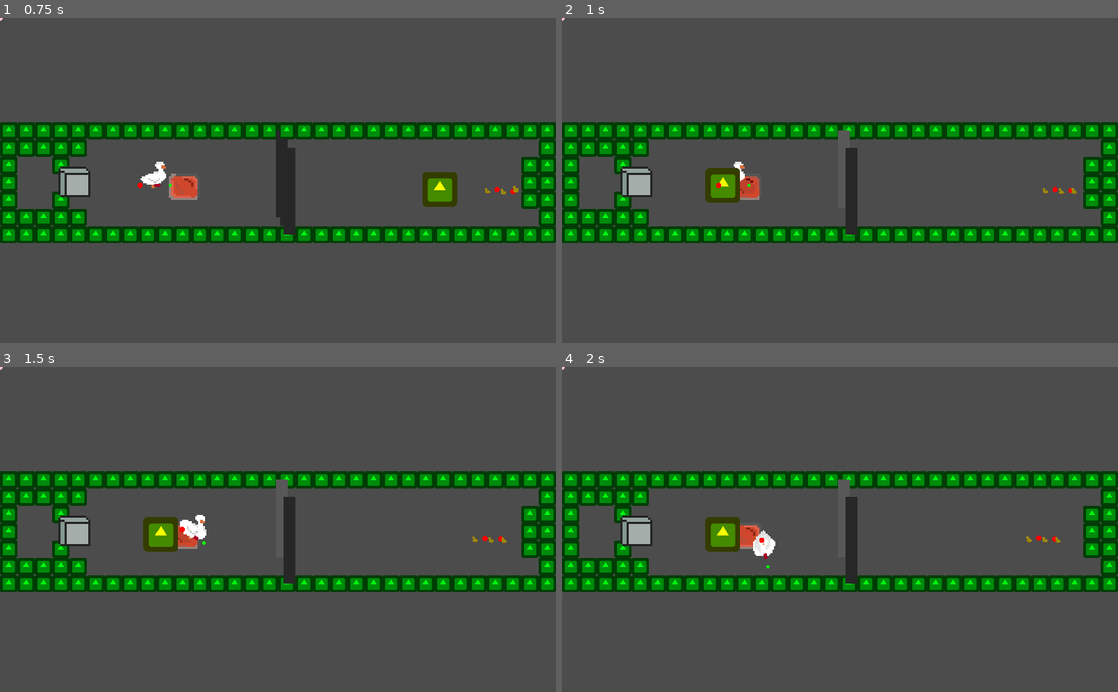
Above: before the commit, frames 1-4 (two rows, left to right).
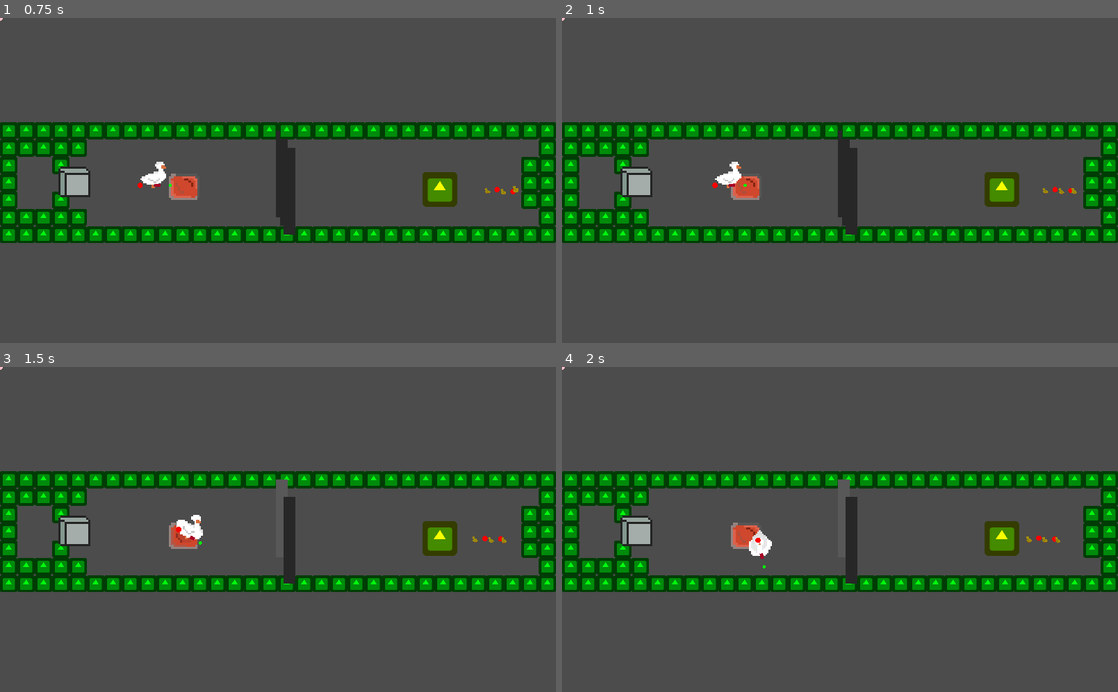
Above: after the commit, the same moments.

Repository: Cartogy/GWJ24
Game: Godot game, scene res://Levels/Level_5.tscn
Two runs of this game, one before a commit and one after it. Both use one fixed random seed, a clock stepped at 60 frames per second and the inputs below. This scene is started directly instead of the project's main scene. The engine's default icon, where the game draws it, is replaced by a stand-in: a white triangle on a blue panel in a dark square.
Inputs (mouse positions are in pixels of both pictures, inside the frame that each line leads up to):
- Up to frame 1 (0.75 s): move the mouse to (400, 164) at 0.52 s; hold Right (ui_right) from 0.53 s (still down); hold R (drop_item) from 0.53 s (still down)
- Up to frame 2 (1 s): keep holding Right (ui_right); keep holding R (drop_item); tap E (pick_item) at 0.8 s
- Up to frame 3 (1.5 s): move the mouse to (166, 545) at 1.27 s; release Right (ui_right) at 1.28 s; release R (drop_item) at 1.28 s; hold Down (ui_down) from 1.28 s (still down); tap E (pick_item) at 1.35 s
- Up to frame 4 (2 s): keep holding Down (ui_down); tap O (unlocking) at 1.55 s

Frame 1 is identical in both runs. In frame 2, 1.9% of the frame differs, in the area x 25-83%, y 34-64%; in frame 3, 1.5%; in frame 4, 1.5%.

Commit message:
Added toggle for items. Fixed bugs where item would teleport to duck and lock when ga,e started

Diff:
--- a/Scenes/Duck/Duck.tscn
+++ b/Scenes/Duck/Duck.tscn
@@ -39,52 +39,52 @@
 region = Rect2( 32, 0, 16, 16 )
 
 [sub_resource type="AtlasTexture" id=9]
+atlas = ExtResource( 3 )
+region = Rect2( 0, 32, 16, 16 )
+
+[sub_resource type="AtlasTexture" id=10]
+atlas = ExtResource( 3 )
+region = Rect2( 16, 32, 16, 16 )
+
+[sub_resource type="AtlasTexture" id=11]
+atlas = ExtResource( 3 )
+region = Rect2( 0, 32, 16, 16 )
+
+[sub_resource type="AtlasTexture" id=12]
+atlas = ExtResource( 3 )
+region = Rect2( 32, 32, 16, 16 )
+
+[sub_resource type="AtlasTexture" id=13]
 atlas = ExtResource( 2 )
 region = Rect2( 16, 16, 16, 16 )
 
-[sub_resource type="AtlasTexture" id=10]
+[sub_resource type="AtlasTexture" id=14]
 atlas = ExtResource( 3 )
 region = Rect2( 16, 64, 16, 16 )
 
-[sub_resource type="AtlasTexture" id=11]
+[sub_resource type="AtlasTexture" id=15]
 atlas = ExtResource( 3 )
 region = Rect2( 0, 64, 16, 16 )
 
-[sub_resource type="AtlasTexture" id=12]
+[sub_resource type="AtlasTexture" id=16]
 atlas = ExtResource( 3 )
 region = Rect2( 32, 64, 16, 16 )
 
-[sub_resource type="AtlasTexture" id=13]
+[sub_resource type="AtlasTexture" id=17]
 atlas = ExtResource( 3 )
 region = Rect2( 0, 16, 16, 16 )
 
-[sub_resource type="AtlasTexture" id=14]
+[sub_resource type="AtlasTexture" id=18]
 atlas = ExtResource( 3 )
 region = Rect2( 16, 16, 16, 16 )
 
-[sub_resource type="AtlasTexture" id=15]
+[sub_resource type="AtlasTexture" id=19]
 atlas = ExtResource( 3 )
 region = Rect2( 0, 16, 16, 16 )
 
-[sub_resource type="AtlasTexture" id=16]
+[sub_resource type="AtlasTexture" id=20]
 atlas = ExtResource( 3 )
 region = Rect2( 32, 16, 16, 16 )
-
-[sub_resource type="AtlasTexture" id=17]
-atlas = ExtResource( 3 )
-region = Rect2( 0, 32, 16, 16 )
-
-[sub_resource type="AtlasTexture" id=18]
-atlas = ExtResource( 3 )
-region = Rect2( 16, 32, 16, 16 )
-
-[sub_resource type="AtlasTexture" id=19]
-atlas = ExtResource( 3 )
-region = Rect2( 0, 32, 16, 16 )
-
-[sub_resource type="AtlasTexture" id=20]
-atlas = ExtResource( 3 )
-region = Rect2( 32, 32, 16, 16 )
 
 [sub_resource type="SpriteFrames" id=21]
 animations = [ {
@@ -100,17 +100,17 @@
 }, {
 "frames": [ SubResource( 9 ), SubResource( 10 ), SubResource( 11 ), SubResource( 12 ) ],
 "loop": true,
-"name": "down",
+"name": "bottom_right",
 "speed": 5.0
 }, {
 "frames": [ SubResource( 13 ), SubResource( 14 ), SubResource( 15 ), SubResource( 16 ) ],
 "loop": true,
-"name": "top_right",
+"name": "down",
 "speed": 5.0
 }, {
 "frames": [ SubResource( 17 ), SubResource( 18 ), SubResource( 19 ), SubResource( 20 ) ],
 "loop": true,
-"name": "bottom_right",
+"name": "top_right",
 "speed": 5.0
 } ]
 
--- a/Scenes/Effects/LockEffects/lock.gd
+++ b/Scenes/Effects/LockEffects/lock.gd
@@ -29,7 +29,8 @@
 
 # Notify Item Manager to update the DataEntities
 func _on_Area2D_body_entered(body):
-	emit_signal("notify_entity_is_near", self)
+	if body as Duck || body as Chick:
+		emit_signal("notify_entity_is_near", self)
 
 
 func _on_Area2D_body_exited(body):
--- a/Scenes/ItemManager/item_manager.gd
+++ b/Scenes/ItemManager/item_manager.gd
@@ -12,9 +12,14 @@
 	pass # Replace with function body.
 
 func _input(event):
-	if Input.is_action_pressed("drop_item"):
-		if cur_entity_item.has_item:
-			activate_item()
+	if event.is_action_pressed("item_cmd") && cur_entity_item.has_item:
+		if cur_entity_item.near_lock == null:	# Needs refactoring
+			activate_item()	#Drop item
+			print("Drop")
+		else:
+			print("Unlock")
+			unlock_lock()
+			#emit_signal("unlocking")
 
 
 func _physics_process(delta):
@@ -38,7 +43,7 @@
 
 func deactivate_item(item: Item):
 	item.set_physics_process(false)
-
+	item.picked = true
 	cur_entity_item.current_item = item
 	cur_entity_item.has_item = true
 
@@ -47,6 +52,7 @@
 	cur_entity_item.current_item.global_position = cur_entity_item.get_entity_position()
 	cur_entity_item.has_item = false
 	cur_entity_item.current_item.get_node("CollisionShape2D").set_deferred("disabled", false)	# Let the item have and effect on switches
+	cur_entity_item.current_item.picked = false
 	cur_entity_item.current_item = null
 
 func pickup_item(item):
@@ -71,6 +77,7 @@
 			cur_entity_item.set_current_item(null)
 			cur_entity_item.has_item = false
 			cur_entity_item.set_lock(null)
+			item.queue_free()	# Remove item
 
 func _on_PlayerController_change_item_entity(state):
 	set_entity_state(state)
@@ -102,4 +109,5 @@
 
 
 func _on_PlayerController_unlocking():
-	unlock_lock()
+	if cur_entity_item.near_lock != null:
+		unlock_lock()
--- a/Scenes/Items/item.gd
+++ b/Scenes/Items/item.gd
@@ -3,6 +3,7 @@
 class_name Item
 
 var entity_near : bool
+var picked : bool
 
 signal display_prompt_item
 signal notify_item_manager(item)
@@ -13,15 +14,20 @@
 
 func _ready():
 	item_manager = get_node(item_manager_path)
+	entity_near = false
+	picked = false
 
 func _input(event):
-	if Input.is_action_pressed("pick_item") && entity_near:
+	if event.is_action_pressed("item_cmd") && entity_near && picked == false:
 		print("near")
 		emit_signal("notify_item_manager", self)
+		get_tree().set_input_as_handled()
 
 func _on_Area2D_body_entered(body):
-	entity_near = true
-	print("Intruders")
+	if body as Duck || body as Chick:
+
+		entity_near = true
+		print(body.name)
 
 
 func _on_Area2D_body_exited(body):
--- a/Scenes/PlayerController/player_controller.gd
+++ b/Scenes/PlayerController/player_controller.gd
@@ -32,8 +32,7 @@
 				emit_signal("change_chick_speed", $Data.chick_attached_speed)
 			$DucklingQuackCmd.toggle_state()
 	# Command for both Duck Controller and Chick Controller
-	if event.is_action_pressed("unlocking"):
-		emit_signal("unlocking")
+
 
 # Direct control of Movement entities
 func get_input_v2():
--- a/Scenes/ScriptClasses/animation_vector.gd
+++ b/Scenes/ScriptClasses/animation_vector.gd
@@ -50,8 +50,6 @@
 			anim.play("side")
 
 
-	print(degrees)
-
 
 func degree_between_vectors(f_v: Vector2, d_v: Vector2) -> float:
 	var dot = f_v.dot(d_v)
--- a/project.godot
+++ b/project.godot
@@ -138,6 +138,11 @@
 "events": [ Object(InputEventKey,"resource_local_to_scene":false,"resource_name":"","device":0,"alt":false,"shift":false,"control":false,"meta":false,"command":false,"pressed":false,"scancode":16777237,"unicode":0,"echo":false,"script":null)
  ]
 }
+item_cmd={
+"deadzone": 0.5,
+"events": [ Object(InputEventKey,"resource_local_to_scene":false,"resource_name":"","device":0,"alt":false,"shift":false,"control":false,"meta":false,"command":false,"pressed":false,"scancode":69,"unicode":0,"echo":false,"script":null)
+ ]
+}
 
 [rendering]
 
